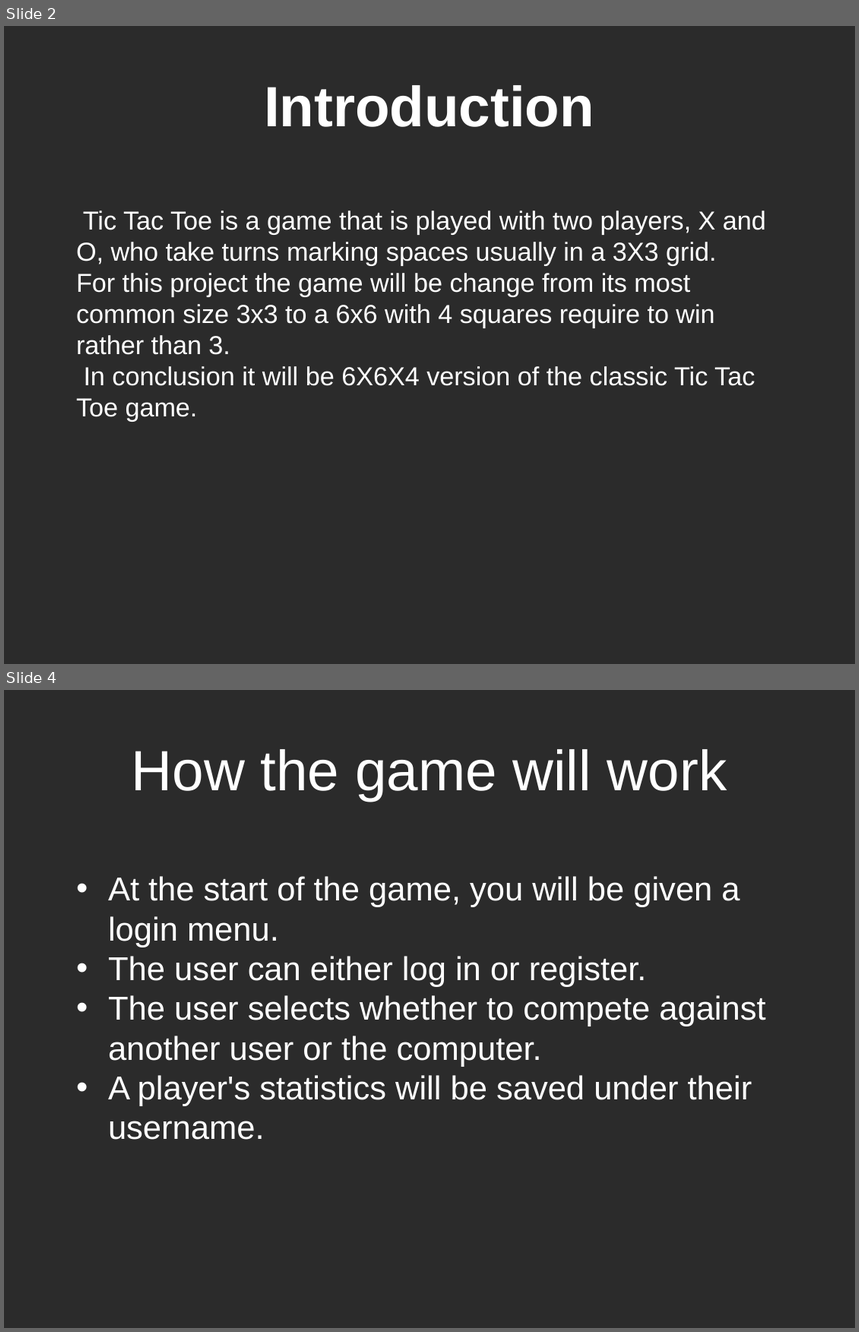
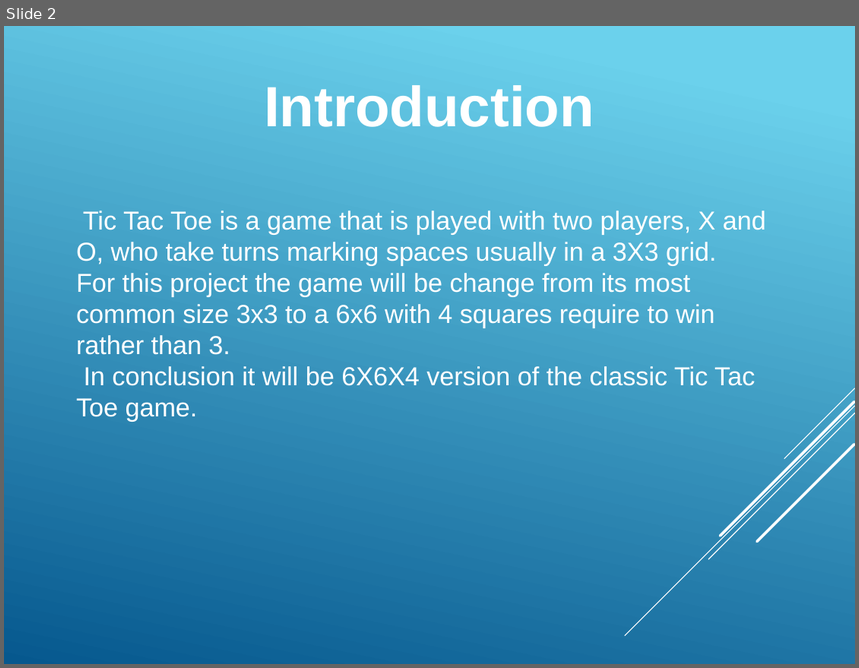
Before and after one commit to Amatarasu/A-Team, a slide deck: Power Point Presentation-bk.pptx. Shown one above the other, each under a label of ours: slides 2 and 4 before the commit, slide 2 after it; the slides between them are not shown. The pictures are 859x1332 and 859x668 pixels, drawn with LibreOffice and Linux fonts; fonts in the diff are those of the drawing; background and template pictures are left out; a plain dark background stands for a picture behind light text. Boxes give left, top, right and bottom in pixels: in the first picture for what was removed or moved away, otherwise in the second. Text is boxed around its words. In the diff, an @@ line names an element or a change of style, - is before the commit and + after.

```diff
--- a/Power Point Presentation-bk.pptx
+++ b/Power Point Presentation-bk.pptx
@@ slide 4 removed at (4, 690, 855, 1328), background picture (left out) @@
@@ text removed at (132, 749, 728, 801) @@
-How the game will work
@@ text removed at (108, 876, 766, 1140) @@
-• At the start of the game, you will be given a login menu.
-• The user can either log in or register.
-• The user selects whether to compete against another user or the computer.
-• A player's statistics will be saved under their username.
@@ slide 2 changed as well @@
@@ background picture (left out) to gradient #6ED2EB to #06588E @@
@@ group added at (626, 389, 855, 636): 5 lines @@
```
Also in this commit, not shown: 2 other slides changed, 10 slides added, 5 other slides removed, 5 other files.
